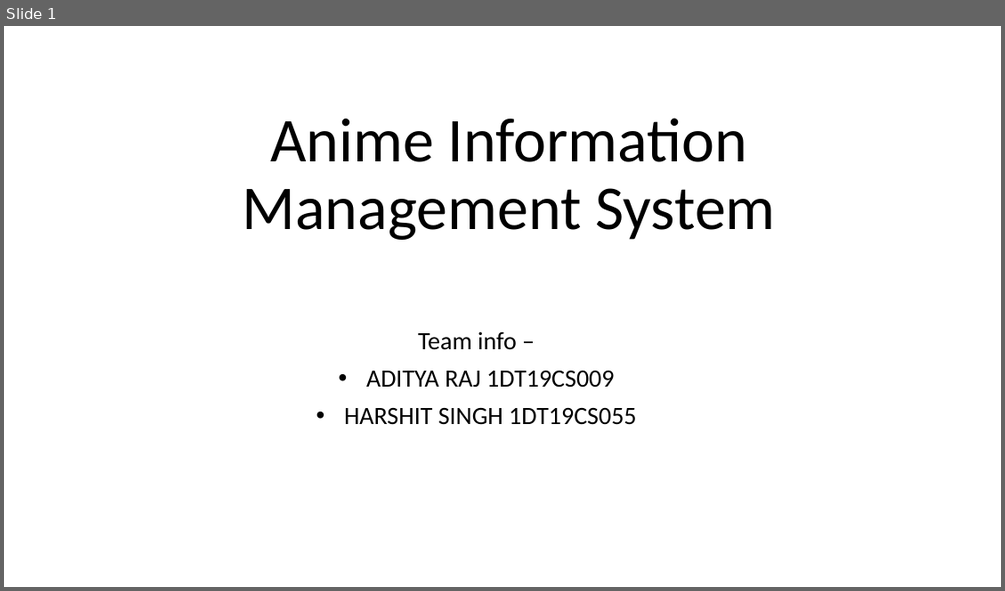
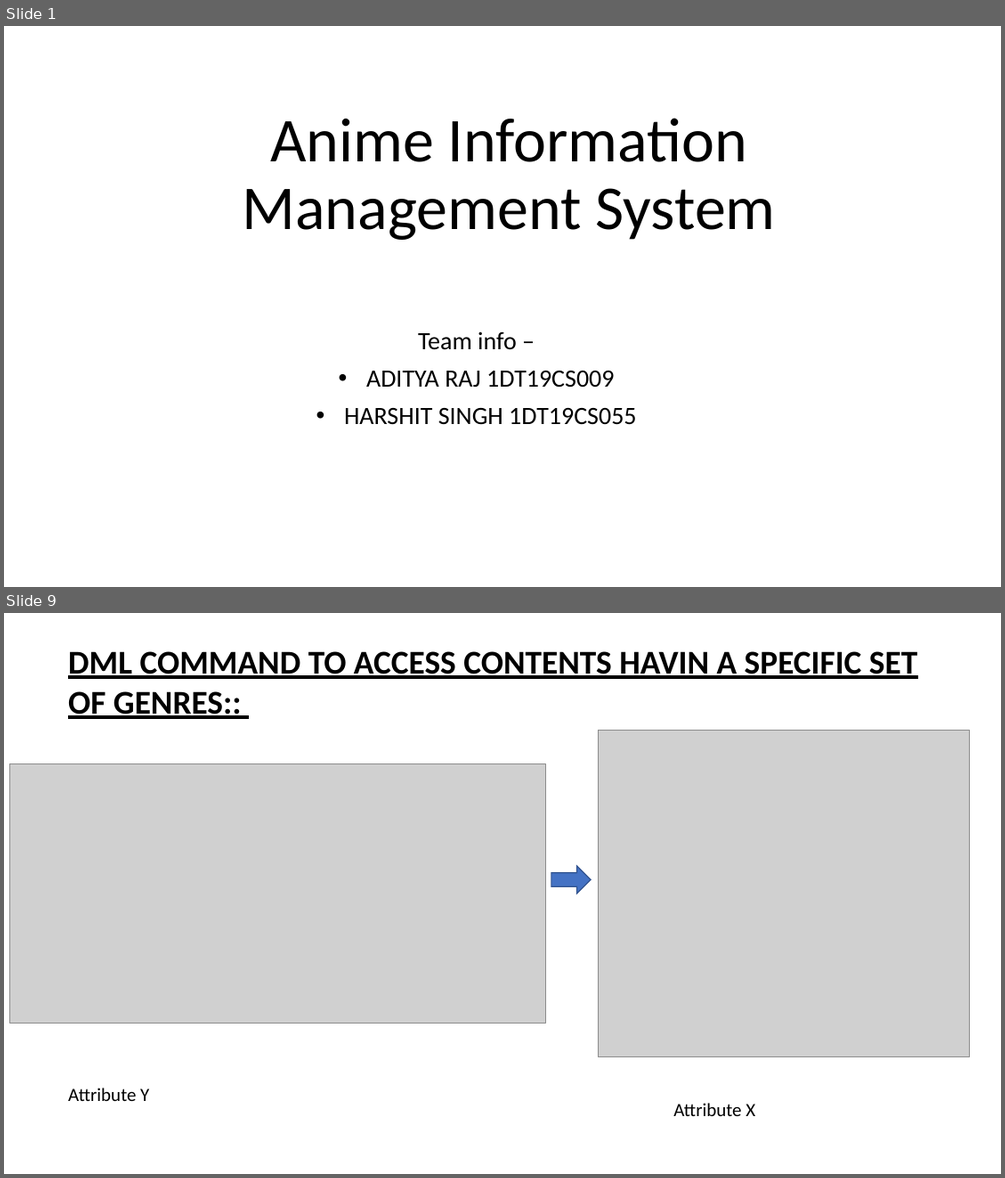
Before and after one commit to AdityaRaj1440/DB_miniproj, a slide deck: db.pptx. Shown one above the other, each under a label of ours: slide 1 before the commit, slides 1 and 9 after it; the slides between them are not shown. The pictures are 1005x591 and 1005x1178 pixels, drawn with LibreOffice and Linux fonts; fonts in the diff are those of the drawing; grey boxes stand for pictures. Boxes give left, top, right and bottom in pixels: in the first picture for what was removed or moved away, otherwise in the second. Text is boxed around its words. In the diff, an @@ line names an element or a change of style, - is before the commit and + after.

```diff
--- a/db.pptx
+++ b/db.pptx
@@ slide 9 added at [4, 613, 1001, 1174], background #FFFFFF @@
@@ text added at [68, 651, 917, 719], 32 pt, text #000000, bold, underline @@
+DML COMMAND TO ACCESS CONTENTS HAVIN A SPECIFIC SET OF GENRES::
@@ picture added at [599, 730, 970, 1057] @@
@@ picture added at [9, 764, 545, 1022] @@
@@ right arrow added at [551, 866, 591, 893], fill #4472C4, outline #325491 1 pt @@
@@ text added at [68, 1087, 149, 1101], 18 pt, text #000000 @@
+Attribute Y
@@ text added at [673, 1103, 755, 1116], 18 pt, text #000000 @@
+Attribute X
```
Also in this commit, not shown: 3 slides changed, 8 other slides added, 4 slides removed.
